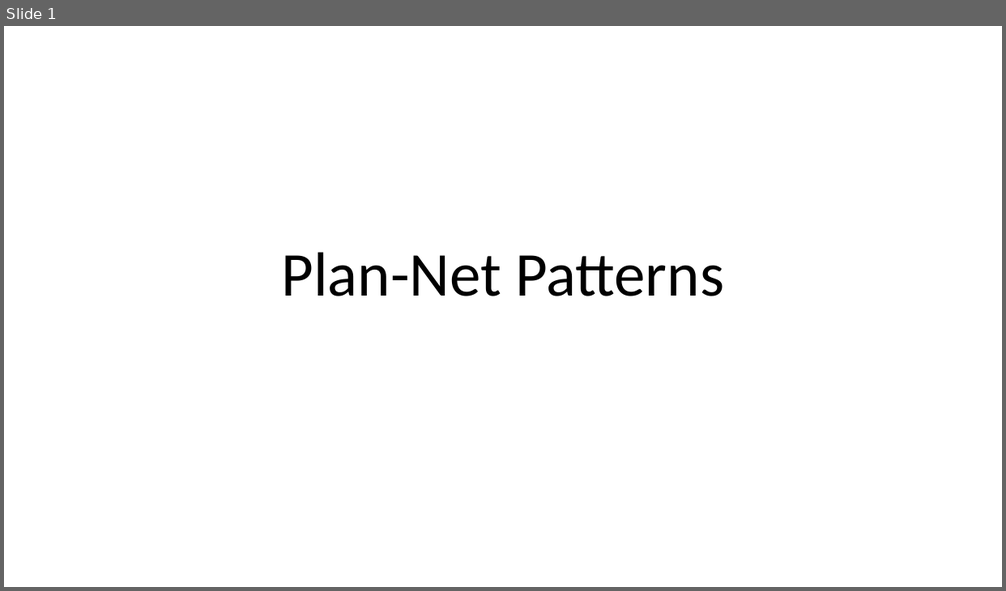
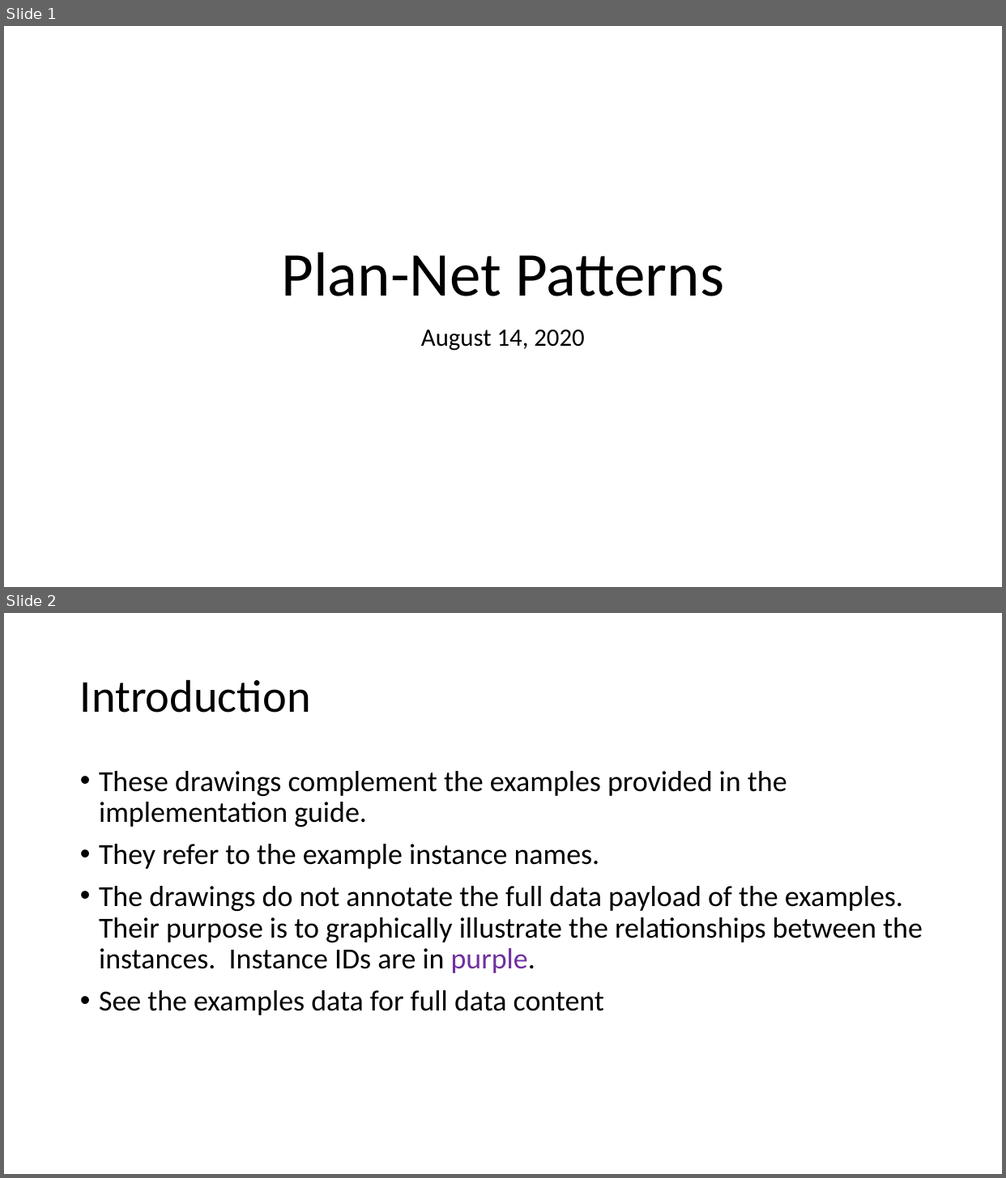
Before and after one commit to HL7/davinci-pdex-plan-net, a slide deck: fsh/ig-data/input/images/patterns.pptx. Shown one above the other, each under a label of ours: slide 1 before the commit, slides 1 and 2 after it. The pictures are 1006x591 and 1006x1178 pixels, drawn with LibreOffice and Linux fonts; fonts in the diff are those of the drawing. Boxes give left, top, right and bottom in pixels: in the first picture for what was removed or moved away, otherwise in the second. Text is boxed around its words. In the diff, an @@ line names an element or a change of style, - is before the commit and + after.

Commit message:
changed the names of the instances and aligned the pattern.pptx with the examples

```diff
--- a/fsh/ig-data/input/images/patterns.pptx
+++ b/fsh/ig-data/input/images/patterns.pptx
@@ slide 2 added at [4, 613, 1002, 1174], background #FFFFFF @@
@@ title added at [80, 679, 311, 713], 44 pt, text #000000 @@
+Introduction
@@ text added at [99, 771, 923, 1016], 28 pt, text #000000 @@
+• These drawings complement the examples provided in the implementation guide.
+• They refer to the example instance names.
+• The drawings do not annotate the full data payload of the examples. Their purpose is to graphically illustrate the relationships between the instances. Instance IDs are in purple.
+• See the examples data for full data content
@@ slide 1 changed as well @@
@@ subtitle added at [421, 330, 584, 351], 24 pt, text #000000 @@
+August 14, 2020
```
Also in this commit, not shown: 13 other slides changed, 7 other files.
